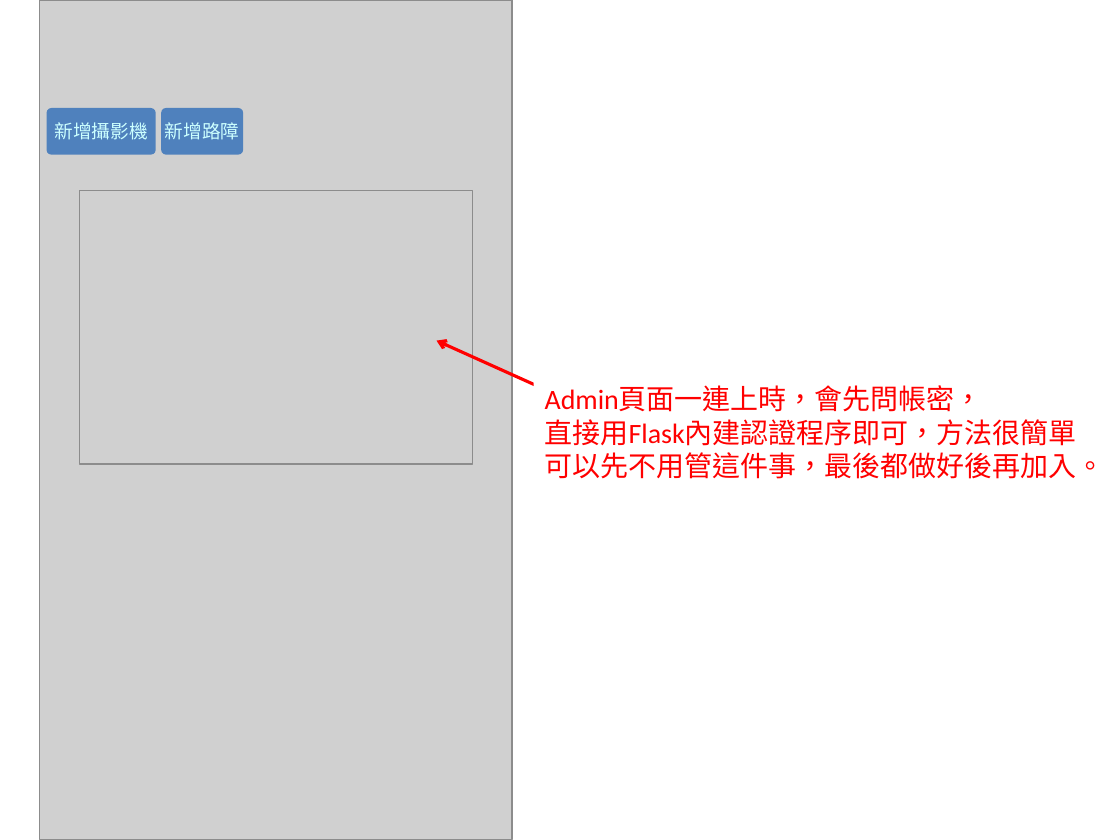
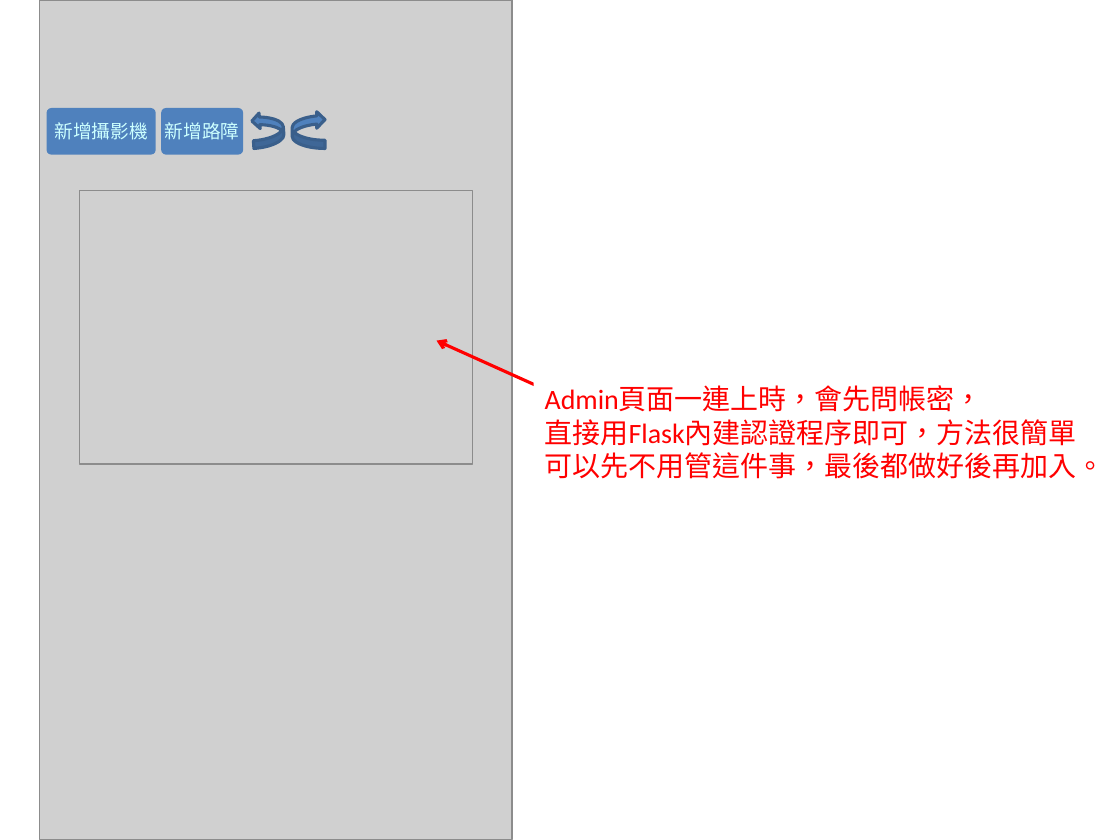
Before and after one commit to IoTtalk/Map, a slide deck: slide 1 of document/Admin頁面v1.pptx. Drawn at 1120x840 pixels with LibreOffice and Linux fonts; fonts in the diff are those of the drawing; grey boxes stand for pictures. Boxes give left, top, right and bottom in pixels: in the first picture for what was removed or moved away, otherwise in the second. Text is boxed around its words. In the diff, an @@ line names an element or a change of style, - is before the commit and + after.

```diff
--- a/document/Admin頁面v1.pptx
+++ b/document/Admin頁面v1.pptx
@@ curved up arrow added at box(251, 111, 285, 148), fill #4F81BD, outline #3A5F8C 2 pt @@
@@ curved down arrow added at box(292, 111, 325, 148), fill #4F81BD, outline #3A5F8C 2 pt @@
```
Also in this commit, not shown: 5 other slides changed, 1 other file.
